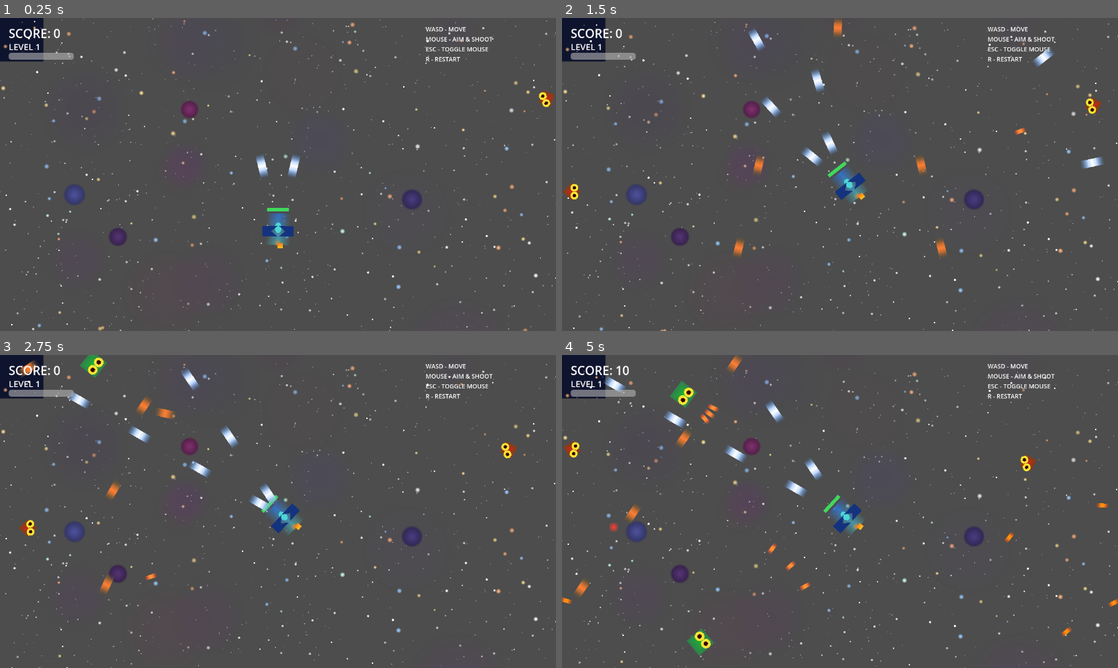
Above: before the commit, frames 1-4 (two rows, left to right).
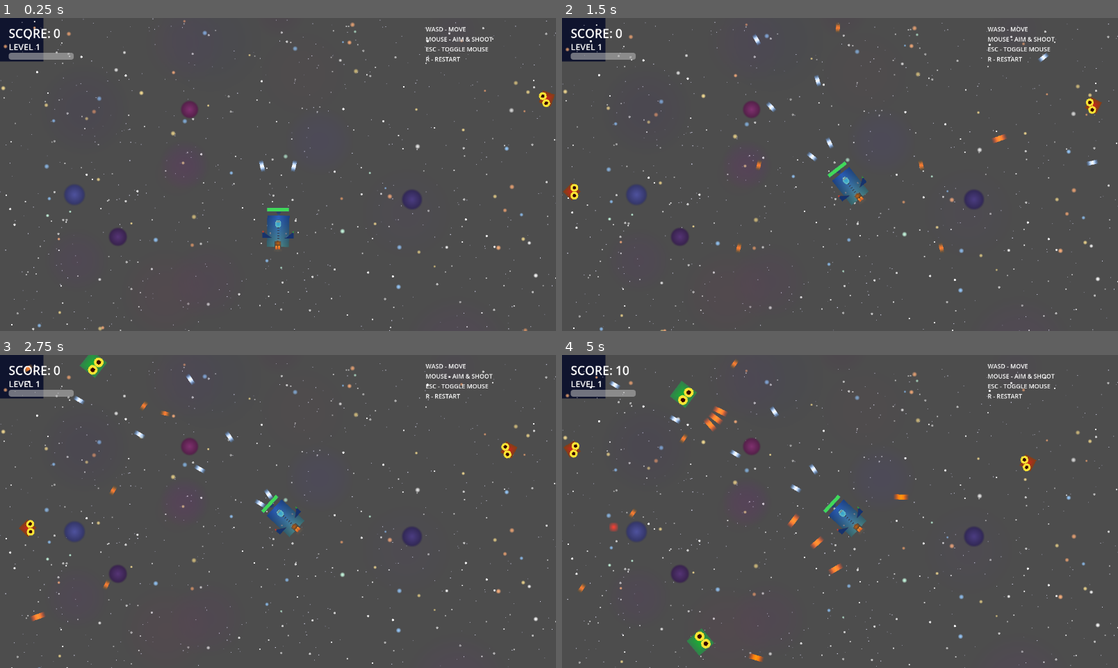
Above: after the commit, the same moments.

Repository: July-X/godot-game-one
Game: Godot game, scene res://scenes/main.tscn
The game is run twice, just before and just after one commit, with the same random seed, the same clock (stepped at 60 frames per second) and the same inputs.
Inputs (mouse positions are in pixels of both pictures, inside the frame that each line leads up to):
- Up to frame 1 (0.25 s): no input
- Up to frame 2 (1.5 s): tap Enter at 0.5 s; move the mouse to (962, 158) at 0.52 s; tap R at 0.6, 1.35 s; click (962, 158) at 0.67 s; move the mouse to (812, 174) at 1.27 s; click (812, 174) at 1.42 s
- Up to frame 3 (2.75 s): move the mouse to (289, 505) at 2.02 s; tap R at 2.1 s; click (289, 505) at 2.17 s
- Up to frame 4 (5 s): move the mouse to (834, 517) at 2.77 s; tap R at 2.85, 3.6, 4.35 s; click (834, 517) at 2.92 s; move the mouse to (878, 514) at 3.52 s; click (878, 514) at 3.67 s; move the mouse to (795, 508) at 4.27 s; click (795, 508) at 4.42 s

The runs differ from the first frame. In frame 1, 0.5% of the frame differs, in the area x 46-54%, y 43-74%; in frame 2, 1.4%; in frame 3, 1.4%; in frame 4, 1.8%, in the area x 0-100%, y 0-98%.

Commit message:
feat: 玩家子弹宽度减半，怪物子弹速度+30%，飞机模型精细化

Diff:
--- a/scenes/entities/bullet.tscn
+++ b/scenes/entities/bullet.tscn
@@ -15,7 +15,7 @@
 fill_to = Vector2(0.5, 0.0)
 
 [sub_resource type="CircleShape2D" id="3"]
-radius = 4.0
+radius = 3.0
 
 [node name="Bullet" type="Area2D"]
 script = ExtResource("1")
--- a/scripts/bullet.gd
+++ b/scripts/bullet.gd
@@ -22,6 +22,8 @@
 	_is_player_bullet = is_player
 	_has_bounced = false
 	_level = level
+	if not is_player:
+		_speed = 780.0
 	_apply_bullet_appearance()
 
 func _apply_bullet_appearance() -> void:
@@ -31,7 +33,7 @@
 		_sprite.scale = Vector2(scale_val, scale_val)
 	else:
 		_sprite.texture = SpriteFactory.create_bullet_sprite(false, 1)
-		_sprite.scale = Vector2(0.8, 0.8)
+		_sprite.scale = Vector2(1.0, 1.0)
 
 func _physics_process(delta: float) -> void:
 	global_position += _direction * _speed * delta
--- a/scripts/sprite_factory.gd
+++ b/scripts/sprite_factory.gd
@@ -7,48 +7,147 @@
 	img.fill(Color(0, 0, 0, 0))
 	var cx: int = w / 2
 	var cy: int = h / 2
+
 	## 机身颜色随等级变化
-	var body_r: float = 0.15 + level * 0.05
-	var body_g: float = 0.35 + level * 0.08
-	var body_b: float = 0.8 - level * 0.03
-	## 主体
-	for y in range(16, h - 16):
-		for x in range(8, w - 8):
-			var t: float = float(y - 16) / float(h - 32)
-			var rr: float = body_r + t * 0.1
-			var gg: float = body_g + t * 0.2
-			var bb: float = body_b - t * 0.15
-			var edge: float = 1.0 - abs(float(x - cx)) / (w * 0.4)
-			if edge > 0:
-				img.set_pixel(x, y, Color(rr, gg, bb, edge))
-	## 驾驶舱
-	for y in range(cy - 16, cy + 8):
+	var body_r: float = 0.12 + level * 0.04
+	var body_g: float = 0.30 + level * 0.06
+	var body_b: float = 0.75 - level * 0.02
+
+	## ===== 尾翼/垂直安定面 =====
+	for y in range(12, 24):
+		for x in range(cx - 6, cx + 6):
+			var dy: float = float(y - 12) / 12.0
+			var wing_t: float = 1.0 - dy
+			var half_w: int = int(6 * wing_t)
+			if abs(x - cx) < half_w:
+				var t: float = float(y - 12) / 12.0
+				var rr: float = body_r * 0.6 + t * 0.2
+				var gg: float = body_g * 0.6 + t * 0.15
+				var bb: float = body_b * 0.6 + t * 0.1
+				img.set_pixel(x, y, Color(rr, gg, bb, 0.8))
+
+	## ===== 主机身 =====
+	for y in range(20, h - 12):
+		for x in range(6, w - 6):
+			var t: float = float(y - 20) / float(h - 32)
+			var body_width: float = 1.0 - abs(float(x - cx)) / (w * 0.35)
+			if body_width > 0:
+				var rr: float = body_r + t * 0.15
+				var gg: float = body_g + t * 0.2
+				var bb: float = body_b - t * 0.15
+				## 机身边缘高光
+				var edge_glow: float = 1.0 - abs(float(x - cx)) / (w * 0.35)
+				var brightness: float = 0.7 + edge_glow * 0.3
+				img.set_pixel(x, y, Color(rr * brightness, gg * brightness, bb * brightness, 1.0))
+
+	## ===== 机身中线面板细节 =====
+	for y in range(30, h - 20):
+		for x in range(cx - 2, cx + 3):
+			if y % 6 < 2:
+				img.set_pixel(x, y, Color(body_r * 0.5, body_g * 0.5, body_b * 0.5, 0.4))
+
+	## ===== 机翼（后掠三角翼） =====
+	for y in range(cy - 10, cy + 20):
+		for x in range(0, w):
+			var wing_span: int = int(20 + (cy + 15 - y) * 1.4)
+			if wing_span > 0 and (x < cx - wing_span or x > cx + wing_span):
+				var outer: float = min(abs(x - cx) - wing_span, 10.0) / 10.0
+				if outer > 0:
+					var wing_r: float = 0.06 + level * 0.03
+					var wing_g: float = 0.15 + level * 0.05
+					var wing_b: float = 0.45 - level * 0.02
+					var alpha: float = 1.0
+					if outer < 0.3:
+						alpha = outer / 0.3
+					img.set_pixel(x, y, Color(wing_r, wing_g, wing_b, alpha))
+	## 翼尖灯
+	for i in range(2):
+		var wingtip_offset: int = 34
+		var lx: int = cx - wingtip_offset - 1 if i == 0 else cx + wingtip_offset + 1
+		var ly: int = cy + 5
+		for dy in range(-2, 3):
+			for dx in range(-2, 3):
+				if dx * dx + dy * dy <= 4:
+					var px: int = lx + dx
+					var py: int = ly + dy
+					if px >= 0 and px < w and py >= 0 and py < h:
+						img.set_pixel(px, py, Color(1.0, 0.2, 0.1, 0.7) if i == 0 else Color(0.1, 0.8, 0.2, 0.7))
+
+	## ===== 翼尖武器挂架 =====
+	for i in [-1, 1]:
+		var mpx: int = cx + i * (16 + level * 2)
+		var mpy: int = cy + 8
+		for dy in range(-1, 3):
+			for dx in range(-1, 2):
+				var px: int = mpx + dx * i
+				var py: int = mpy + dy
+				if px >= 0 and px < w and py >= 0 and py < h:
+					img.set_pixel(px, py, Color(0.5, 0.5, 0.55, 0.9))
+
+	## ===== 驾驶舱 =====
+	var ck_cx: int = cx
+	var ck_cy: int = cy - 12
+	for y in range(ck_cy - 10, ck_cy + 8):
+		for x in range(ck_cx - 8, ck_cx + 8):
+			var dx: float = float(x - ck_cx) / 7.0
+			var dy: float = float(y - (ck_cy - 1)) / 9.0
+			if dx * dx + dy * dy < 1.0:
+				var depth: float = dx * dx + dy * dy
+				var cockpit_r: float = 0.2 + depth * 0.3
+				var cockpit_g: float = 0.7 + depth * 0.3
+				var cockpit_b: float = 0.9 + depth * 0.1
+				img.set_pixel(x, y, Color(cockpit_r, cockpit_g, cockpit_b, 0.85 - depth * 0.2))
+	## 驾驶舱反射高光
+	for i in range(3):
+		var hx: int = ck_cx - 3 + i * 3
+		var hy: int = ck_cy - 6
+		for dy in range(-1, 2):
+			for dx in range(-1, 2):
+				var px: int = hx + dx
+				var py: int = hy + dy
+				if px >= 0 and px < w and py >= 0 and py < h:
+					img.set_pixel(px, py, Color(0.8, 0.95, 1.0, 0.3 + (1.0 - abs(dx)) * 0.3))
+
+	## ===== 引擎进气口 =====
+	for y in range(h - 24, h - 12):
 		for x in range(cx - 8, cx + 8):
-			var dx: float = float(x - cx) / 8.0
-			var dy: float = float(y - (cy - 4)) / 12.0
-			if dx * dx + dy * dy < 1.0:
-				img.set_pixel(x, y, Color(0.3, 0.9, 0.9, 0.9))
-	## 机翼
-	var wing_w: int = 12 + level * 4
-	for y in range(cy - 8, cy + 16):
-		for x in range(0, w):
-			var wing_dist: int = int(wing_w - abs(y - (cy + 4)) * 1.2)
-			if wing_dist > 0 and (x < cx - wing_dist or x > cx + wing_dist):
-				img.set_pixel(x, y, Color(0.08, 0.2, 0.5, 1.0))
-	## 引擎喷口
-	for i in range(2 + level / 2):
-		var px: int = cx - (2 + level / 2) + i * 6 + 4
-		for y in range(h - 20, h - 8):
-			for x in range(px - 2, px + 4):
+			var inner: float = 1.0 - abs(float(x - cx)) / 8.0
+			if inner > 0:
+				img.set_pixel(x, y, Color(0.05, 0.05, 0.08, 0.9 * inner))
+
+	## ===== 引擎喷口+尾焰 =====
+	var nozzle_count: int = 2 + level / 2
+	for i in range(nozzle_count):
+		var px: int = cx - nozzle_count * 3 + i * 6 + 3
+		for y in range(h - 14, h - 4):
+			for x in range(px - 2, px + 3):
 				if x >= 0 and x < w:
-					var t: float = float(y - (h - 20)) / 12.0
-					img.set_pixel(x, y, Color(1.0, 0.5 + t * 0.3, 0.1, 1.0))
-	## 等级条纹
+					var t: float = float(y - (h - 14)) / 10.0
+					var flame_r: float = 1.0
+					var flame_g: float = 0.6 - t * 0.3
+					var flame_b: float = 0.2 - t * 0.15
+					var flame_a: float = 1.0 - t * 0.3
+					img.set_pixel(x, y, Color(flame_r, flame_g, flame_b, flame_a))
+	## 外焰/辉光
+	var glow_cx: int = cx
+	for y in range(h - 6, h):
+		for x in range(glow_cx - 10, glow_cx + 10):
+			var d: float = abs(float(x - glow_cx)) / 10.0
+			if d < 1.0:
+				var t: float = float(y - (h - 6)) / 6.0
+				var a: float = (1.0 - d * 0.5) * (0.12 - t * 0.08)
+				if a > 0:
+					img.set_pixel(x, y, Color(1.0, 0.7, 0.3, a))
+
+	## ===== 等级标识条纹 =====
 	if level >= 2:
-		for y in range(cy - 4, cy + 4):
-			for x in range(cx - 10, cx + 10):
-				if abs(x - cx) < level * 3:
-					img.set_pixel(x, y, Color(0.9, 0.7, 0.2, 0.8))
+		var stripe_y: int = cy + 16
+		for y in range(stripe_y, stripe_y + 6):
+			for x in range(cx - 12, cx + 12):
+				if abs(x - cx) < 5 + level * 2:
+					var stripe_alpha: float = 0.6 + 0.2 * (1.0 - abs(float(y - stripe_y - 3)) / 3.0)
+					img.set_pixel(x, y, Color(0.9, 0.7, 0.2, stripe_alpha))
+
 	var tex := ImageTexture.create_from_image(img)
 	return tex
 
@@ -113,7 +212,7 @@
 						img.set_pixel(px, py, Color(0.2, 0.0, 0.0, 1.0))
 
 func create_bullet_sprite(is_player: bool, level: int = 1) -> ImageTexture:
-	var size: int = 16 if is_player else 12
+	var size: int = 8 if is_player else 12
 	var h: int = size * 3
 	var img := Image.create(size, h, false, Image.FORMAT_RGBA8)
 	img.fill(Color(0, 0, 0, 0))
@@ -123,7 +222,6 @@
 			var t: float = 1.0 - abs(y - cy) / float(cy)
 			var alpha: float = clamp(t * 1.5, 0.0, 1.0)
 			if is_player:
-				## 随等级变化：蓝→青→紫→金
 				var r: float
 				var g: float
 				var b: float
@@ -138,7 +236,6 @@
 				img.set_pixel(x, y, Color(r, g, b, alpha))
 			else:
 				img.set_pixel(x, y, Color(1.0, 0.3 + t * 0.3, 0.2, alpha))
-	## 等级3+ 添加核心亮线
 	if is_player and level >= 3:
 		for y in range(h):
 			var t: float = 1.0 - abs(y - cy) / float(cy)
